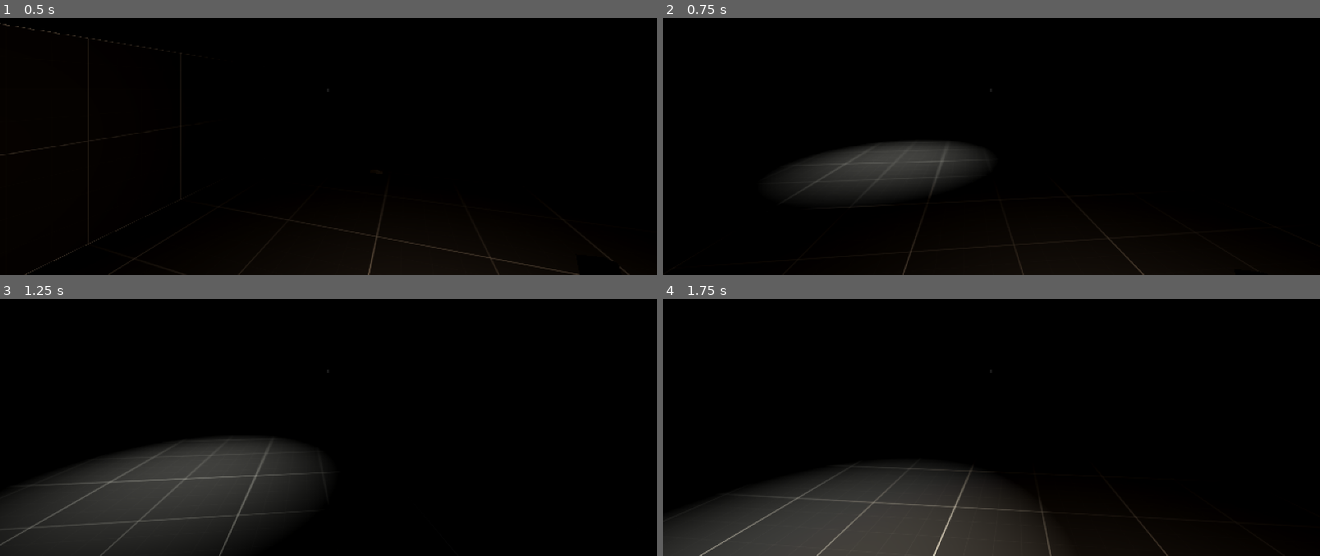
Above: before the commit, frames 1-4 (two rows, left to right).
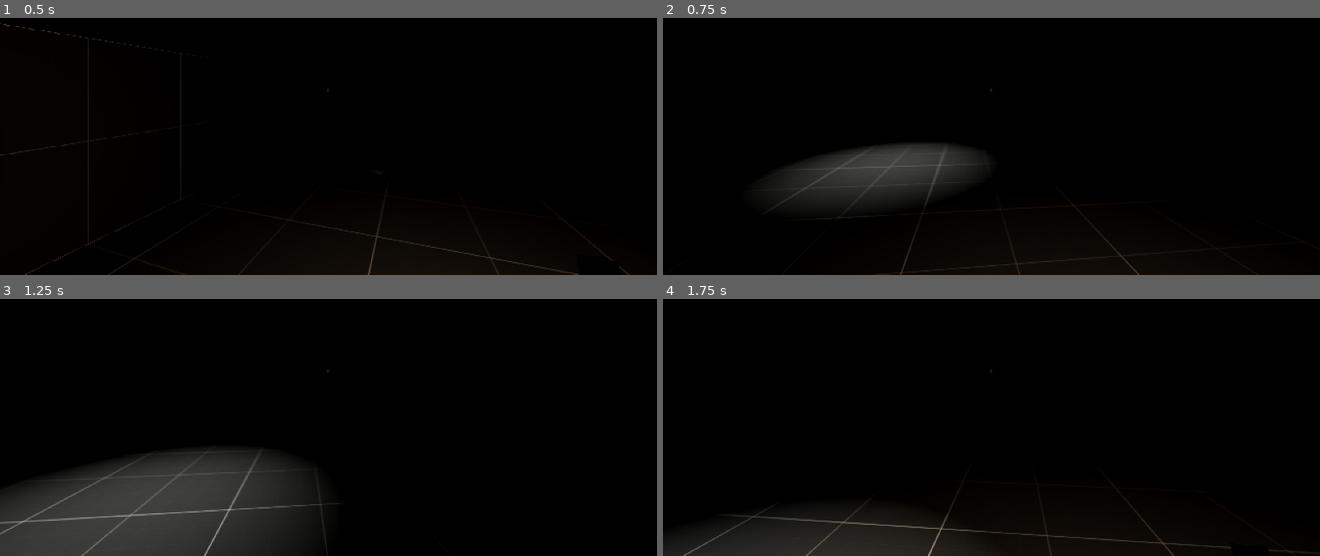
Above: after the commit, the same moments.

Repository: kuanoni/Teron
Game: Godot game, scene res://main.tscn
The game is run twice, just before and just after one commit, with the same random seed, the same clock (stepped at 60 frames per second) and the same inputs.
Inputs (mouse positions are in pixels of both pictures, inside the frame that each line leads up to):
- Up to frame 1 (0.5 s): no input
- Up to frame 2 (0.75 s): tap Enter at 0.5 s; move the mouse to (1024, 89) at 0.52 s; hold W (move_forward) from 0.53 s (still down); tap F (toggle_light) at 0.6 s; click (1024, 89) at 0.67 s
- Up to frame 3 (1.25 s): keep holding W (move_forward)
- Up to frame 4 (1.75 s): keep holding W (move_forward); move the mouse to (958, 373) at 1.27 s; tap F (toggle_light) at 1.35 s

Frame 1 is identical in both runs. In frame 2, 0.3% of the frame differs, in the area x 16-91%, y 47-100%; in frame 3, 3.5%; in frame 4, 12%, in the area x 0-100%, y 63-100%.

Commit message:
use call method track on HeadBobAnimationPlayer to play footstep audio

Diff:
--- a/entities/player/Player.tscn
+++ b/entities/player/Player.tscn
@@ -1,9 +1,11 @@
-[gd_scene load_steps=11 format=3 uid="uid://bbgcabwy2lqrm"]
+[gd_scene load_steps=13 format=3 uid="uid://bbgcabwy2lqrm"]
 
 [ext_resource type="Script" path="res://entities/player/PlayerController.gd" id="1_daovo"]
 [ext_resource type="PackedScene" uid="uid://d07mvq641b5eq" path="res://entities/player/Head.tscn" id="2_30qa1"]
 [ext_resource type="PackedScene" uid="uid://cblmhdpahuj16" path="res://entities/lighter/Lighter.tscn" id="3_8a1yk"]
 [ext_resource type="Script" path="res://entities/player/Hand.gd" id="3_wlbxy"]
+[ext_resource type="AudioStream" uid="uid://1v4bru8bq6id" path="res://entities/player/FootstepAudioRandomizer.tres" id="5_xm6d8"]
+[ext_resource type="Script" path="res://entities/player/FootstepAudioStreamPlayer.gd" id="12_uvn2l"]
 
 [sub_resource type="CapsuleShape3D" id="CapsuleShape3D_q67pf"]
 
@@ -12,25 +14,7 @@
 [sub_resource type="CapsuleMesh" id="CapsuleMesh_84kq1"]
 material = SubResource("StandardMaterial3D_ggroe")
 
-[sub_resource type="Animation" id="Animation_rt5q1"]
-resource_name = "player_head_bob"
-length = 3.0
-step = 0.05
-tracks/0/type = "value"
-tracks/0/imported = false
-tracks/0/enabled = true
-tracks/0/path = NodePath("Head:position")
-tracks/0/interp = 2
-tracks/0/loop_wrap = true
-tracks/0/keys = {
-"times": PackedFloat32Array(0, 1.9, 3),
-"transitions": PackedFloat32Array(1, 3.03144, 1),
-"update": 0,
-"values": [Vector3(0, 0, 0), Vector3(0, 0.1, 0), Vector3(0, 0, 0)]
-}
-
 [sub_resource type="Animation" id="Animation_ddhon"]
-length = 0.001
 tracks/0/type = "value"
 tracks/0/imported = false
 tracks/0/enabled = true
@@ -44,6 +28,37 @@
 "values": [Vector3(0, 0, 0)]
 }
 
+[sub_resource type="Animation" id="Animation_rt5q1"]
+resource_name = "player_head_bob"
+length = 3.0
+step = 0.05
+tracks/0/type = "value"
+tracks/0/imported = false
+tracks/0/enabled = true
+tracks/0/path = NodePath("Head:position")
+tracks/0/interp = 2
+tracks/0/loop_wrap = false
+tracks/0/keys = {
+"times": PackedFloat32Array(0, 1.9, 3),
+"transitions": PackedFloat32Array(1, 3.03144, 1),
+"update": 0,
+"values": [Vector3(0, 0, 0), Vector3(0, 0.1, 0), Vector3(0, 0, 0)]
+}
+tracks/1/type = "method"
+tracks/1/imported = false
+tracks/1/enabled = true
+tracks/1/path = NodePath("FootstepAudioStreamPlayer")
+tracks/1/interp = 1
+tracks/1/loop_wrap = true
+tracks/1/keys = {
+"times": PackedFloat32Array(0.5),
+"transitions": PackedFloat32Array(1),
+"values": [{
+"args": [],
+"method": &"play_footstep_audio"
+}]
+}
+
 [sub_resource type="AnimationLibrary" id="AnimationLibrary_40jcv"]
 _data = {
 "RESET": SubResource("Animation_ddhon"),
@@ -52,8 +67,6 @@
 
 [node name="Player" type="CharacterBody3D"]
 script = ExtResource("1_daovo")
-speed = 4
-acceleration = 4
 
 [node name="Collision" type="CollisionShape3D" parent="."]
 shape = SubResource("CapsuleShape3D_q67pf")
@@ -63,7 +76,6 @@
 skeleton = NodePath("../..")
 
 [node name="Head" parent="." instance=ExtResource("2_30qa1")]
-player_path = NodePath("..")
 
 [node name="Hand" type="Node3D" parent="."]
 transform = Transform3D(1, 0, 0, 0, 1, 0, 0, 0, 1, 0.410198, -0.149268, -0.570275)
@@ -78,6 +90,10 @@
 "": SubResource("AnimationLibrary_40jcv")
 }
 
+[node name="FootstepAudioStreamPlayer" type="AudioStreamPlayer" parent="."]
+stream = ExtResource("5_xm6d8")
+script = ExtResource("12_uvn2l")
+
 [connection signal="toggle_lighter" from="Hand" to="Hand/Lighter" method="_on_hand_toggle_lighter"]
 
 [editable path="Head"]
